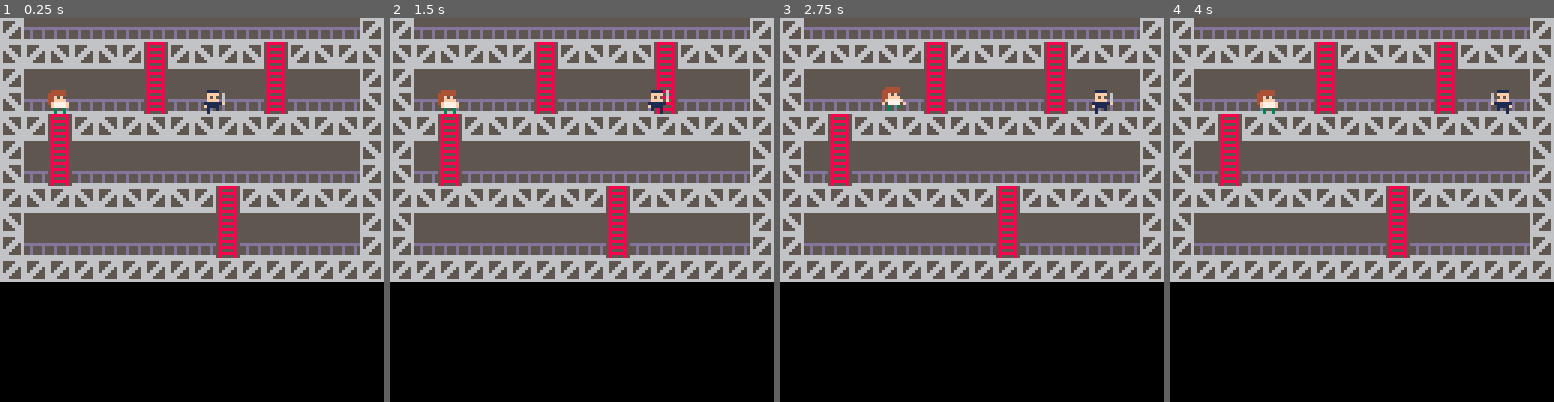
Above: before the commit, frames 1-4 (left to right).
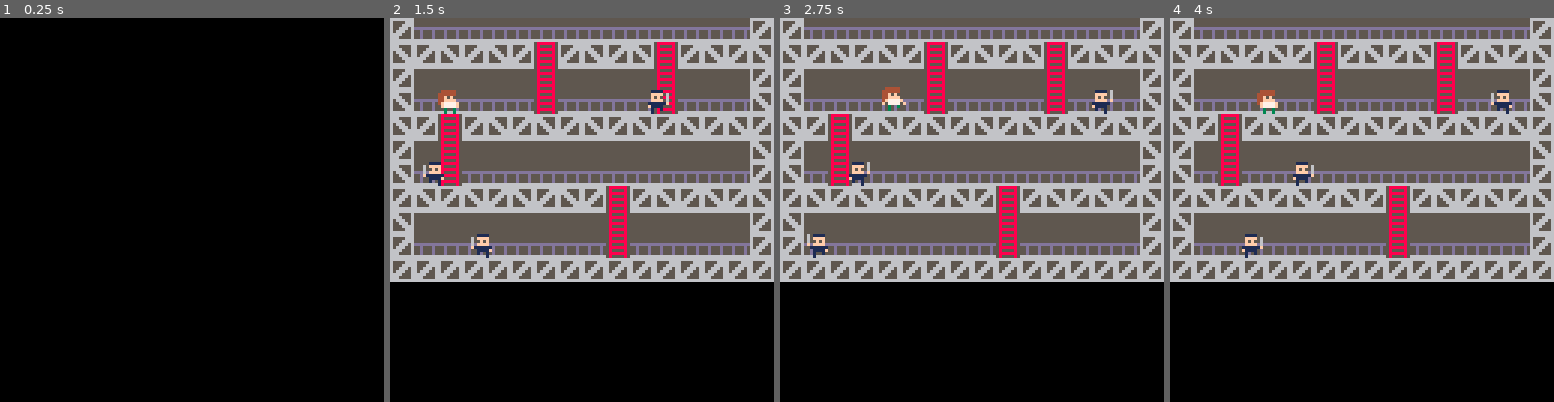
Above: after the commit, the same moments.

Repository: murilopolese/endegelande
Game: PICO-8 cartridge eg.p8
The game is run twice, just before and just after one commit, with the same random seed, the same clock (stepped at 60 frames per second) and the same inputs.
Inputs:
- Up to frame 1 (0.25 s): no input
- Up to frame 2 (1.5 s): tap X (X key) at 0.33, 1.07 s; tap O (Z key) at 0.7 s
- Up to frame 3 (2.75 s): hold Right 1.6-2.1 s; tap O (Z key) at 1.7, 2.1, 2.5 s; tap X (X key) at 1.85 s; hold Up 2.15-2.42 s; hold Right from 2.47 s (still down)
- Up to frame 4 (4 s): tap O (Z key) at 2.9, 3.3, 3.7 s; tap X (X key) at 2.97 s; release Right at 3.03 s; hold Left 3.08-3.58 s; hold Down 3.63-3.97 s

The runs differ from the first frame. In frame 1, 69% of the frame differs, in the area x 0-100%, y 0-69%; in frame 2, 0.4%; in frame 3, 0.4%; in frame 4, 0.4%.

Commit message:
splash screen code + 3 cops

Diff:
--- a/eg.p8
+++ b/eg.p8
@@ -5,7 +5,10 @@
 -- by murilo and jonathan
 
 characters = {}
+cops = {}
+
 game_over = false
+welcome = true
 
 empty = 0
 platform = 1
@@ -33,25 +36,38 @@
 end
 
 
+
+
 function _init()
 	p1 = new_character(1, emma, 2.4, 3.5, 0, 0)
+	--p2 = new_character(2, 3, 2.4, 6.5, 0, 0)
 	cop1 = new_character(0, cop, 8.4, 3.5, 0.06, 0)
-end
-
-function control_player(player)
+	cop2 = new_character(0, cop, 4.4, 6.5, -0.06, 0)
+	cop3 = new_character(0, cop, 6.4, 9.5, -0.06, 0)
+	add(cops, cop1)
+	add(cops, cop2)
+	add(cops, cop3)
+end
+
+function control_player(player, nr)
+	local offset = 0
+	if nr == 2 then
+		offset = 8
+	end
+
 	player.dx = 0
-	if (btn(0)) then
+	if (btn(0 + offset)) then
 		player.dx -= player.speed
-	elseif(btn(1)) then
+	elseif(btn(1 + offset)) then
 		player.dx += player.speed
 	else
 		player.dx = 0
 	end
 
 	player.dy = 0
-	if (btn(2)) then
+	if (btn(2 + offset)) then
 		player.dy -= player.speed
-	elseif(btn(3)) then
+	elseif(btn(3 + offset)) then
 		player.dy += player.speed
 	else
 		player.dy = 0
@@ -116,21 +132,28 @@
 		cop.x += cop.dx
 end
 
-function check_bust(player, cop)
-	if(abs(player.x - cop.x) < player.width + cop.width and
-	   abs(player.y - cop.y) < player.height + cop.height)then
+function check_bust_p1(cop)
+	if(abs(p1.x - cop.x) < p1.width + cop.width and
+	   abs(p1.y - cop.y) < p1.height + cop.height)then
 		game_over = true
 	end
 end
 
 
 function _update()
-	control_player(p1)
+	control_player(p1, 1)
+	--control_player(p2, 2)
 	--foreach(characters, move_character)
-	if not game_over then
+	if welcome then
+		if btn(0) or btn(1) or btn(2) or btn(3) or btn(4) or btn(5) then
+			welcome = false
+		end
+	end
+
+	if not game_over or not welcome then
 		move_player(p1)
-		move_cop(cop1)
-		check_bust(p1, cop1)
+		foreach(cops, move_cop)
+		foreach(cops, check_bust_p1)
 	end
 end
 
@@ -146,19 +169,21 @@
 		character.frame %= character.frames
 		spr(1 + character.spr + character.frame, vx, vy, 1, 1, character.dx < 0)
 	end
-
 end
 
 function _draw()
 	cls()
-	map(0, 0, 0, 0, 32, 32)
-	foreach(characters, draw_character)
-
-
+	if not welcome then
+		map(0, 0, 0, 0, 32, 32)
+		foreach(characters, draw_character)
+	else
+		--draw splash screen
+	end
 end
 
 --e.g. map(0,0, 20,20, 4,2)
 --	-> draws a 4x2 blocks of cels starting from 0,0 in the map, to the screen at 20,20
+
 
 __gfx__
 00000000666666665888888555555555666666666666666600000000000000000000000000000000000000000000000000000000000000000000000000000000
